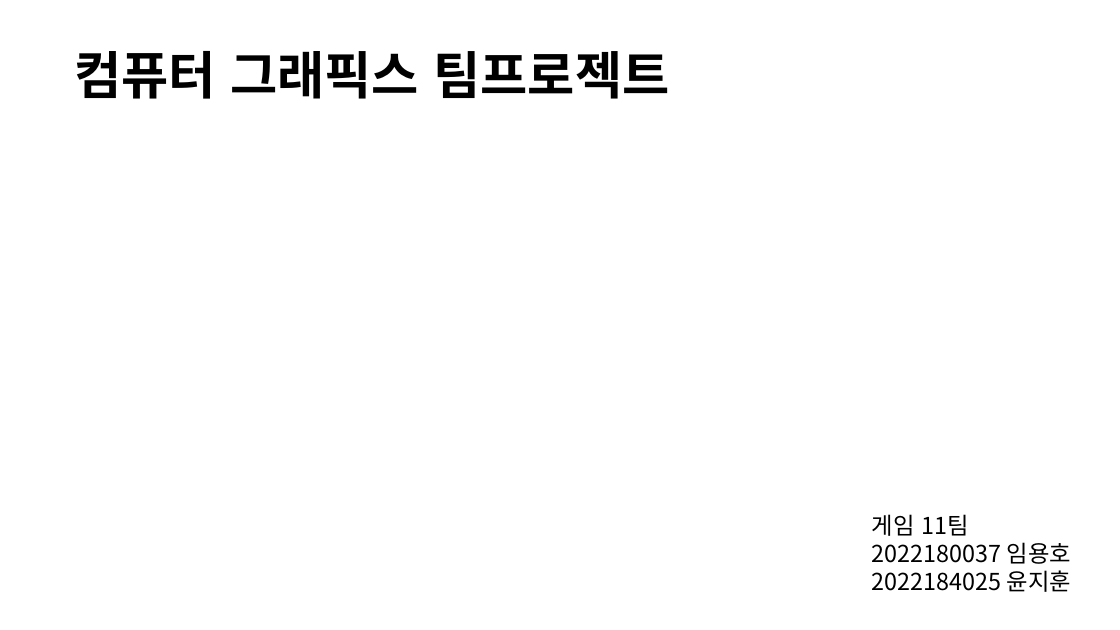
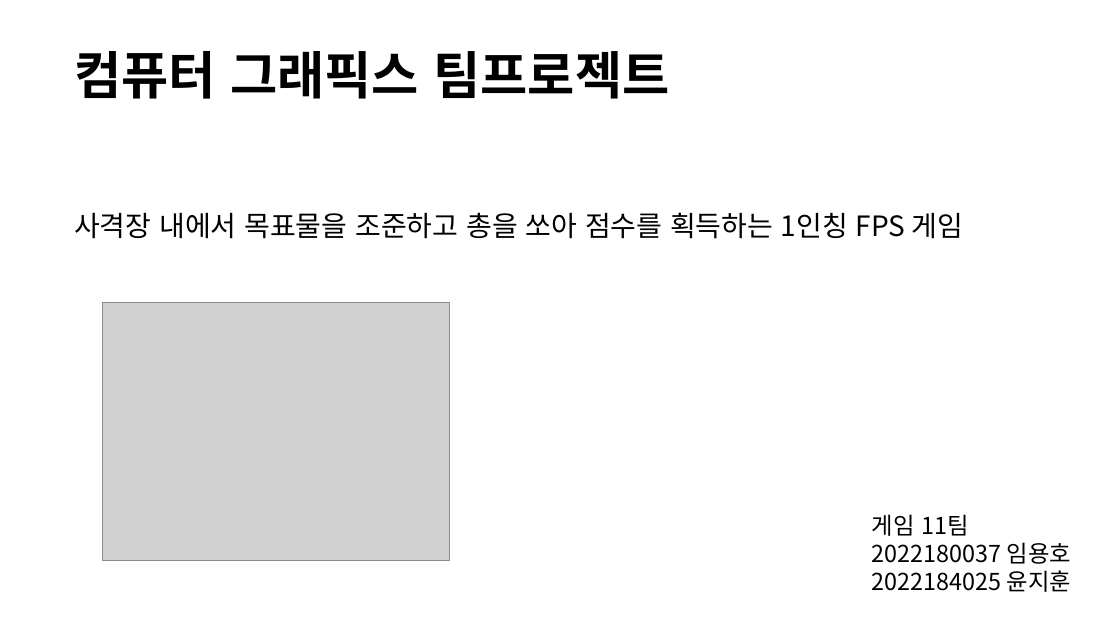
Before and after one commit to JihoonYoon03/CG_Project, a slide deck: slide 1 of documents/게임 11팀 - 프로젝트 발표 자료.pptx. Drawn at 1120x630 pixels with LibreOffice and Linux fonts; fonts in the diff are those of the drawing; grey boxes stand for pictures. Boxes give left, top, right and bottom in pixels: in the first picture for what was removed or moved away, otherwise in the second. Text is boxed around its words. In the diff, an @@ line names an element or a change of style, - is before the commit and + after.

```diff
--- a/documents/게임 11팀 - 프로젝트 발표 자료.pptx
+++ b/documents/게임 11팀 - 프로젝트 발표 자료.pptx
@@ text added at (x1=74, y1=212, x2=964, y2=239), 24 pt, text #000000 @@
+사격장 내에서 목표물을 조준하고 총을 쏘아 점수를 획득하는 1인칭 FPS 게임
@@ picture added at (x1=103, y1=302, x2=450, y2=560) @@
```
Also in this commit, not shown: 2 other slides changed, 1 other file.
